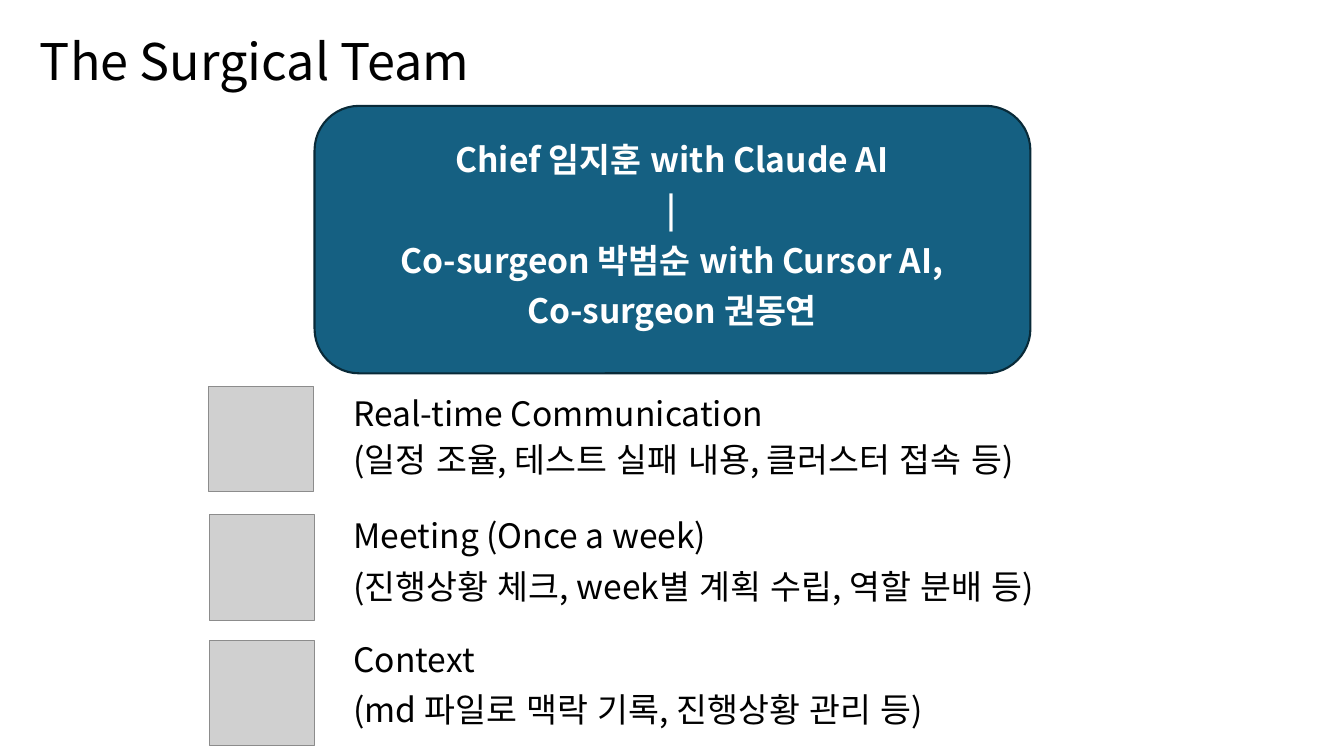
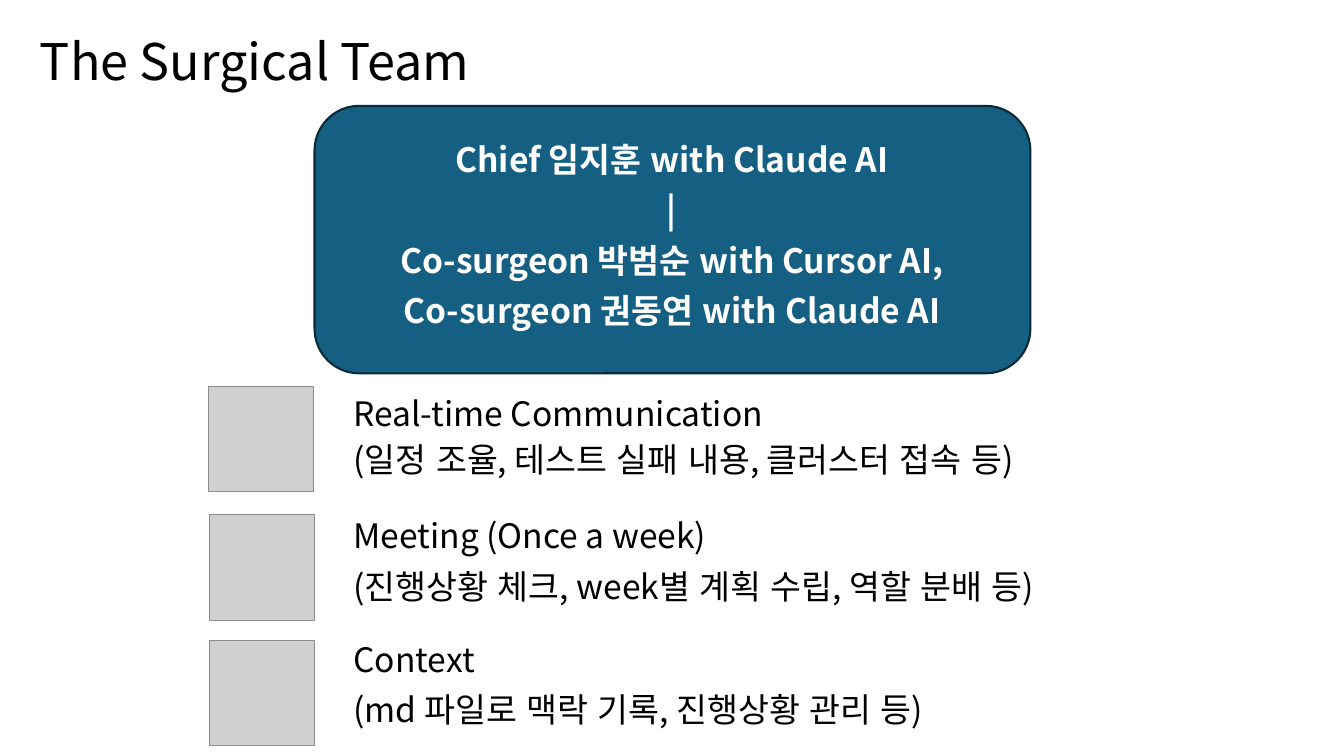
Before and after one commit to pbeomsoon/332project, a slide deck: slide 2 of sd_final_presentation.pptx. Drawn at 1344x756 pixels with LibreOffice and Linux fonts; fonts in the diff are those of the drawing; grey boxes stand for pictures. Boxes give left, top, right and bottom in pixels: in the first picture for what was removed or moved away, otherwise in the second. Text is boxed around its words. In the diff, an @@ line names an element or a change of style, - is before the commit and + after.

```diff
--- a/sd_final_presentation.pptx
+++ b/sd_final_presentation.pptx
@@ subtitle at (x1=403, y1=295, x2=941, y2=331): text changed @@
-Co-surgeon 권동연
+Co-surgeon 권동연 with Claude AI
```
Also in this commit, not shown: 1 other slide changed.
